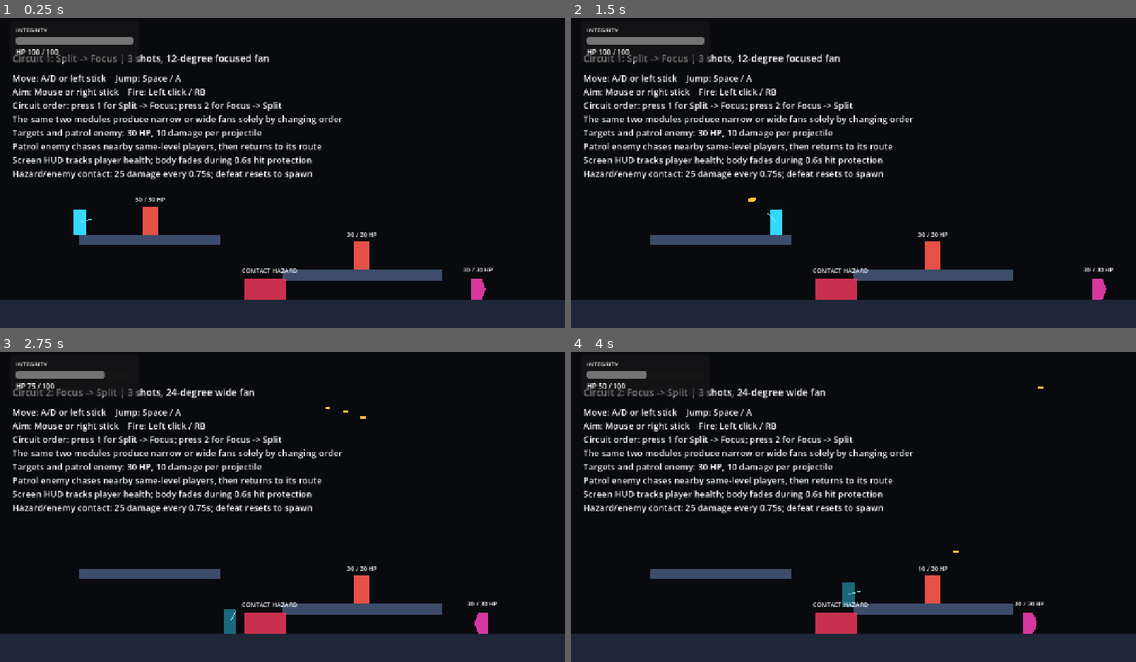
Above: before the commit, frames 1-4 (two rows, left to right).
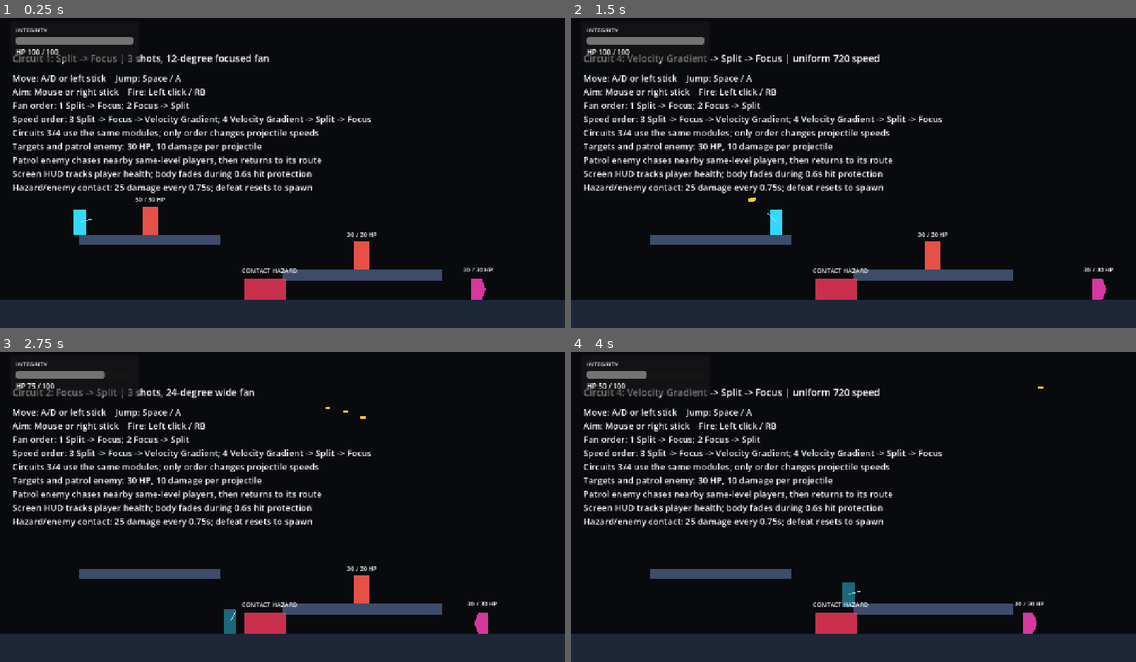
Above: after the commit, the same moments.

Repository: YangYuS8/riftwire
Game: Godot game, scene res://game/actors/player/movement_lab.tscn
Same seed, same stepped clock (60 frames per second), same inputs: the game is played once before the commit and once after it.
Inputs (mouse positions are in pixels of both pictures, inside the frame that each line leads up to):
- Up to frame 1 (0.25 s): no input
- Up to frame 2 (1.5 s): tap Enter at 0.5 s; move the mouse to (977, 154) at 0.52 s; hold D (move_right) from 0.53 s (still down); tap 3 at 0.6 s; click (977, 154) at 0.67 s; tap Space (jump) at 0.77 s; tap 4 at 0.8, 1.35 s; move the mouse to (740, 185) at 1.27 s; click (740, 185) at 1.42 s
- Up to frame 3 (2.75 s): tap Space (jump) at 1.52 s; tap 1 at 1.55, 2.1 s; move the mouse to (339, 432) at 2.02 s; release D (move_right) at 2.03 s; hold A (move_left) from 2.03 s (still down); click (339, 432) at 2.17 s; tap 2 at 2.3 s
- Up to frame 4 (4 s): move the mouse to (825, 565) at 2.77 s; release A (move_left) at 2.78 s; hold D (move_right) from 2.78 s (still down); tap 2 at 2.85 s; click (825, 565) at 2.92 s; tap Space (jump) at 3.02, 3.77 s; tap 3 at 3.05 s; move the mouse to (1023, 550) at 3.52 s; click (1023, 550) at 3.6 s; tap 4 at 3.8 s

The runs differ from the first frame. In frame 1, 5.3% of the frame differs, in the area x 2-66%, y 27-57%; in frame 2, 6.0%; in frame 3, 5.3%; in frame 4, 6.3%, in the area x 2-69%, y 11-82%.

Commit message:
feat: add playable velocity-gradient circuit order

Diff:
--- a/game/actors/player/movement_lab.gd
+++ b/game/actors/player/movement_lab.gd
@@ -6,6 +6,8 @@
 enum CircuitOrder {
 	SPLIT_THEN_FOCUS,
 	FOCUS_THEN_SPLIT,
+	SPLIT_FOCUS_THEN_VELOCITY_GRADIENT,
+	VELOCITY_GRADIENT_THEN_SPLIT_FOCUS,
 }
 
 const SPLIT_MODULE: Resource = preload(
@@ -14,11 +16,20 @@
 const FOCUS_MODULE: Resource = preload(
 	"res://game/content/modules/default_focus_module.tres"
 )
+const VELOCITY_GRADIENT_MODULE: Resource = preload(
+	"res://game/content/modules/default_velocity_gradient_module.tres"
+)
 const SPLIT_THEN_FOCUS_LABEL: String = (
 	"Circuit 1: Split -> Focus | 3 shots, 12-degree focused fan"
 )
 const FOCUS_THEN_SPLIT_LABEL: String = (
 	"Circuit 2: Focus -> Split | 3 shots, 24-degree wide fan"
+)
+const SPLIT_FOCUS_THEN_VELOCITY_GRADIENT_LABEL: String = (
+	"Circuit 3: Split -> Focus -> Velocity Gradient | 540 / 720 / 900 speed"
+)
+const VELOCITY_GRADIENT_THEN_SPLIT_FOCUS_LABEL: String = (
+	"Circuit 4: Velocity Gradient -> Split -> Focus | uniform 720 speed"
 )
 
 var _selected_circuit: int = CircuitOrder.SPLIT_THEN_FOCUS
@@ -47,6 +58,14 @@
 			select_circuit(CircuitOrder.SPLIT_THEN_FOCUS)
 		KEY_2:
 			select_circuit(CircuitOrder.FOCUS_THEN_SPLIT)
+		KEY_3:
+			select_circuit(
+				CircuitOrder.SPLIT_FOCUS_THEN_VELOCITY_GRADIENT
+			)
+		KEY_4:
+			select_circuit(
+				CircuitOrder.VELOCITY_GRADIENT_THEN_SPLIT_FOCUS
+			)
 
 
 func select_circuit(order: int) -> void:
@@ -65,6 +84,22 @@
 				FOCUS_THEN_SPLIT_LABEL,
 				FOCUS_MODULE,
 				SPLIT_MODULE
+			)
+		CircuitOrder.SPLIT_FOCUS_THEN_VELOCITY_GRADIENT:
+			_apply_circuit(
+				order,
+				SPLIT_FOCUS_THEN_VELOCITY_GRADIENT_LABEL,
+				SPLIT_MODULE,
+				FOCUS_MODULE,
+				VELOCITY_GRADIENT_MODULE
+			)
+		CircuitOrder.VELOCITY_GRADIENT_THEN_SPLIT_FOCUS:
+			_apply_circuit(
+				order,
+				VELOCITY_GRADIENT_THEN_SPLIT_FOCUS_LABEL,
+				VELOCITY_GRADIENT_MODULE,
+				SPLIT_MODULE,
+				FOCUS_MODULE
 			)
 		_:
 			assert(false, "Unknown movement-lab circuit order: %s" % order)
@@ -88,11 +123,14 @@
 	order: int,
 	display_name: String,
 	first_module: Resource,
-	second_module: Resource
+	second_module: Resource,
+	third_module: Resource = null
 ) -> void:
 	var configured_modules: Array[Resource] = []
 	configured_modules.append(first_module)
 	configured_modules.append(second_module)
+	if third_module != null:
+		configured_modules.append(third_module)
 	_weapon.modules = configured_modules
 	_selected_circuit = order
 	_circuit_status.text = display_name
--- a/game/actors/player/movement_lab.tscn
+++ b/game/actors/player/movement_lab.tscn
@@ -75,7 +75,7 @@
 [node name="CircuitStatus" type="Label" parent="."]
 offset_left = 28.0
 offset_top = 92.0
-offset_right = 900.0
+offset_right = 1220.0
 offset_bottom = 124.0
 theme_override_font_sizes/font_size = 22
 text = "Circuit 1: Split -> Focus | 3 shots, 12-degree focused fan"
@@ -84,6 +84,6 @@
 offset_left = 28.0
 offset_top = 138.0
 offset_right = 1240.0
-offset_bottom = 342.0
+offset_bottom = 390.0
 theme_override_font_sizes/font_size = 20
-text = "Move: A/D or left stick    Jump: Space / A\nAim: Mouse or right stick    Fire: Left click / RB\nCircuit order: press 1 for Split -> Focus; press 2 for Focus -> Split\nThe same two modules produce narrow or wide fans solely by changing order\nTargets and patrol enemy: 30 HP, 10 da …(235 unchanged characters)…
+text = "Move: A/D or left stick    Jump: Space / A\nAim: Mouse or right stick    Fire: Left click / RB\nFan order: 1 Split -> Focus; 2 Focus -> Split\nSpeed order: 3 Split -> Focus -> Velocity Gradient; 4 Velocity Gradient -> Split -> Focus\nCircuits 3/4 use the same modules; only order changes projectile speeds\nTargets and patrol enemy: 30 HP, 10 da …(235 unchanged characters)…
--- a/game/combat/weapons/shot_spec.gd
+++ b/game/combat/weapons/shot_spec.gd
@@ -75,6 +75,17 @@
 	)
 
 
+func with_speed(p_speed: float, module_id: StringName = &"") -> ShotSpec:
+	return ShotSpec.new(
+		_direction,
+		p_speed,
+		_lifetime_seconds,
+		_damage,
+		_generation_depth,
+		_provenance_with(module_id)
+	)
+
+
 func with_damage(p_damage: float, module_id: StringName = &"") -> ShotSpec:
 	return ShotSpec.new(
 		_direction,
--- /dev/null
+++ b/game/content/modules/default_velocity_gradient_module.tres
@@ -0,0 +1,8 @@
+[gd_resource type="Resource" script_class="VelocityGradientShotModule" load_steps=2 format=3]
+
+[ext_resource type="Script" path="res://game/content/modules/velocity_gradient_shot_module.gd" id="1_velocity_gradient"]
+
+[resource]
+script = ExtResource("1_velocity_gradient")
+minimum_multiplier = 0.75
+maximum_multiplier = 1.25
--- /dev/null
+++ b/game/content/modules/velocity_gradient_shot_module.gd
@@ -0,0 +1,46 @@
+extends WeaponModule
+class_name VelocityGradientShotModule
+
+@export_range(0.1, 4.0, 0.01) var minimum_multiplier: float = 0.75
+@export_range(0.1, 4.0, 0.01) var maximum_multiplier: float = 1.25
+
+
+func _init() -> void:
+	module_id = &"velocity_gradient"
+
+
+func transform(shots: Array[ShotSpec]) -> Array[ShotSpec]:
+	var valid_shots: Array[ShotSpec] = []
+	for shot in shots:
+		if shot != null:
+			valid_shots.append(shot)
+
+	if valid_shots.is_empty():
+		return []
+
+	var output: Array[ShotSpec] = []
+	for shot_index in range(valid_shots.size()):
+		var interpolation_weight := 0.5
+		if valid_shots.size() > 1:
+			interpolation_weight = (
+				float(shot_index) / float(valid_shots.size() - 1)
+			)
+		var speed_multiplier := lerpf(
+			minimum_multiplier,
+			maximum_multiplier,
+			interpolation_weight
+		)
+		var shot := valid_shots[shot_index]
+		output.append(shot.with_speed(shot.speed * speed_multiplier, module_id))
+	return output
+
+
+func validation_errors() -> PackedStringArray:
+	var errors := super.validation_errors()
+	if minimum_multiplier <= 0.0:
+		errors.append("minimum_multiplier must be greater than zero")
+	if maximum_multiplier <= 0.0:
+		errors.append("maximum_multiplier must be greater than zero")
+	if minimum_multiplier > maximum_multiplier:
+		errors.append("minimum_multiplier cannot exceed maximum_multiplier")
+	return errors
--- a/tests/integration/combat/test_movement_lab_circuit.gd
+++ b/tests/integration/combat/test_movement_lab_circuit.gd
@@ -38,6 +38,52 @@
 		PackedStringArray(["focus", "split"])
 	)
 	assert_true(lab.get_circuit_status_text().contains("Focus -> Split"))
+
+	lab.select_circuit(
+		MovementLab.CircuitOrder.SPLIT_FOCUS_THEN_VELOCITY_GRADIENT
+	)
+	var layered_speed_fan := weapon.build_shot_specs()
+
+	assert_eq(
+		lab.get_selected_circuit(),
+		MovementLab.CircuitOrder.SPLIT_FOCUS_THEN_VELOCITY_GRADIENT
+	)
+	assert_eq(layered_speed_fan.size(), 3)
+	assert_almost_eq(_fan_width_degrees(layered_speed_fan), 12.0, 0.001)
+	assert_almost_eq(layered_speed_fan[0].speed, 540.0, 0.001)
+	assert_almost_eq(layered_speed_fan[1].speed, 720.0, 0.001)
+	assert_almost_eq(layered_speed_fan[2].speed, 900.0, 0.001)
+	assert_eq(
+		layered_speed_fan[0].provenance,
+		PackedStringArray(["split", "focus", "velocity_gradient"])
+	)
+	assert_true(lab.get_circuit_status_text().contains("540 / 720 / 900"))
+
+	lab.select_circuit(
+		MovementLab.CircuitOrder.VELOCITY_GRADIENT_THEN_SPLIT_FOCUS
+	)
+	var uniform_speed_fan := weapon.build_shot_specs()
+
+	assert_eq(
+		lab.get_selected_circuit(),
+		MovementLab.CircuitOrder.VELOCITY_GRADIENT_THEN_SPLIT_FOCUS
+	)
+	assert_eq(uniform_speed_fan.size(), 3)
+	assert_almost_eq(_fan_width_degrees(uniform_speed_fan), 12.0, 0.001)
+	assert_eq(
+		uniform_speed_fan[0].provenance,
+		PackedStringArray(["velocity_gradient", "split", "focus"])
+	)
+	assert_true(lab.get_circuit_status_text().contains("uniform 720"))
+	for shot_index in range(uniform_speed_fan.size()):
+		assert_eq(
+			uniform_speed_fan[shot_index].direction,
+			layered_speed_fan[shot_index].direction
+		)
+		assert_almost_eq(uniform_speed_fan[shot_index].speed, 720.0, 0.001)
+		assert_eq(layered_speed_fan[shot_index].generation_depth, 1)
+		assert_eq(uniform_speed_fan[shot_index].generation_depth, 1)
+
 	for shot in focused_fan:
 		assert_eq(shot.generation_depth, 1)
 	for shot in wide_fan:
--- a/tests/unit/combat/test_weapon_shot_pipeline.gd
+++ b/tests/unit/combat/test_weapon_shot_pipeline.gd
@@ -146,6 +146,107 @@
 		assert_eq(shot.generation_depth, 1)
 
 
+func test_velocity_gradient_assigns_ordered_speed_multipliers_without_generating_shots() -> void:
+	var velocity_gradient := VelocityGradientShotModule.new()
+	velocity_gradient.minimum_multiplier = 0.75
+	velocity_gradient.maximum_multiplier = 1.25
+	var shots: Array[ShotSpec] = [
+		ShotSpec.new(
+			Vector2.RIGHT.rotated(deg_to_rad(-6.0)),
+			720.0,
+			1.5,
+			10.0,
+			1,
+			PackedStringArray(["split", "focus"])
+		),
+		ShotSpec.new(
+			Vector2.RIGHT,
+			720.0,
+			1.5,
+			10.0,
+			1,
+			PackedStringArray(["split", "focus"])
+		),
+		ShotSpec.new(
+			Vector2.RIGHT.rotated(deg_to_rad(6.0)),
+			720.0,
+			1.5,
+			10.0,
+			1,
+			PackedStringArray(["split", "focus"])
+		),
+	]
+
+	var result := velocity_gradient.transform(shots)
+
+	assert_eq(result.size(), 3)
+	assert_almost_eq(result[0].speed, 540.0, 0.001)
+	assert_almost_eq(result[1].speed, 720.0, 0.001)
+	assert_almost_eq(result[2].speed, 900.0, 0.001)
+	for shot_index in range(result.size()):
+		assert_eq(result[shot_index].direction, shots[shot_index].direction)
+		assert_eq(result[shot_index].generation_depth, 1)
+		assert_eq(
+			result[shot_index].provenance,
+			PackedStringArray(["split", "focus", "velocity_gradient"])
+		)
+		assert_almost_eq(shots[shot_index].speed, 720.0, 0.001)
+
+
+func test_single_shot_velocity_gradient_uses_midpoint_multiplier() -> void:
+	var velocity_gradient := VelocityGradientShotModule.new()
+	velocity_gradient.minimum_multiplier = 0.75
+	velocity_gradient.maximum_multiplier = 1.25
+	var input := ShotSpec.new(Vector2.RIGHT, 720.0, 1.5, 10.0)
+
+	var result := velocity_gradient.transform([input])
+
+	assert_eq(result.size(), 1)
+	assert_almost_eq(result[0].speed, 720.0, 0.001)
+	assert_eq(result[0].generation_depth, 0)
+	assert_eq(result[0].provenance, PackedStringArray(["velocity_gradient"]))
+	assert_almost_eq(input.speed, 720.0, 0.001)
+	assert_true(input.provenance.is_empty())
+
+
+func test_velocity_gradient_order_changes_only_speed_distribution() -> void:
+	var split := SplitShotModule.new()
+	split.projectile_count = 3
+	split.spread_degrees = 24.0
+	var focus := FocusShotModule.new()
+	focus.strength = 0.5
+	var velocity_gradient := VelocityGradientShotModule.new()
+	velocity_gradient.minimum_multiplier = 0.75
+	velocity_gradient.maximum_multiplier = 1.25
+	var layered_chain: Array[WeaponModule] = [split, focus, velocity_gradient]
+	var uniform_chain: Array[WeaponModule] = [velocity_gradient, split, focus]
+	var base_spec := ShotSpec.new(Vector2.RIGHT, 720.0, 1.5, 10.0)
+
+	var layered_shots := WeaponShotPipeline.new(layered_chain).build(base_spec)
+	var uniform_shots := WeaponShotPipeline.new(uniform_chain).build(base_spec)
+
+	assert_eq(layered_shots.size(), 3)
+	assert_eq(uniform_shots.size(), 3)
+	assert_almost_eq(_fan_width_degrees(layered_shots), 12.0, 0.001)
+	assert_almost_eq(_fan_width_degrees(uniform_shots), 12.0, 0.001)
+	assert_almost_eq(layered_shots[0].speed, 540.0, 0.001)
+	assert_almost_eq(layered_shots[1].speed, 720.0, 0.001)
+	assert_almost_eq(layered_shots[2].speed, 900.0, 0.001)
+	for shot_index in range(uniform_shots.size()):
+		assert_eq(layered_shots[shot_index].direction, uniform_shots[shot_index].direction)
+		assert_almost_eq(uniform_shots[shot_index].speed, 720.0, 0.001)
+		assert_eq(layered_shots[shot_index].generation_depth, 1)
+		assert_eq(uniform_shots[shot_index].generation_depth, 1)
+	assert_eq(
+		layered_shots[0].provenance,
+		PackedStringArray(["split", "focus", "velocity_gradient"])
+	)
+	assert_eq(
+		uniform_shots[0].provenance,
+		PackedStringArray(["velocity_gradient", "split", "focus"])
+	)
+
+
 func test_pipeline_caps_output_at_thirty_two_specs() -> void:
 	var modules: Array[WeaponModule] = []
 	for _module_index in range(4):
